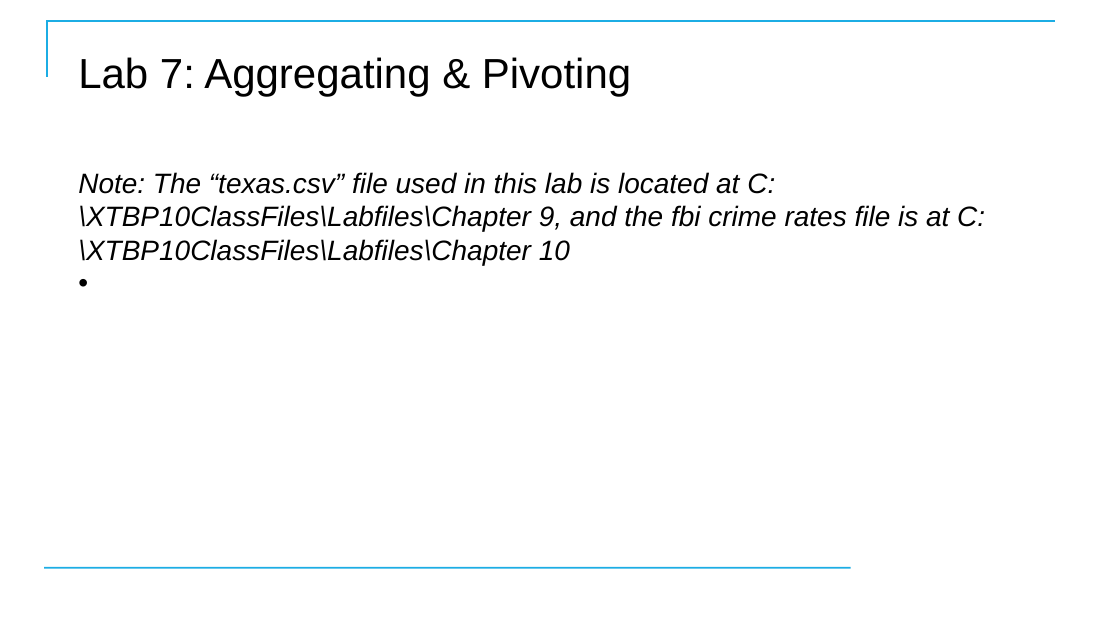
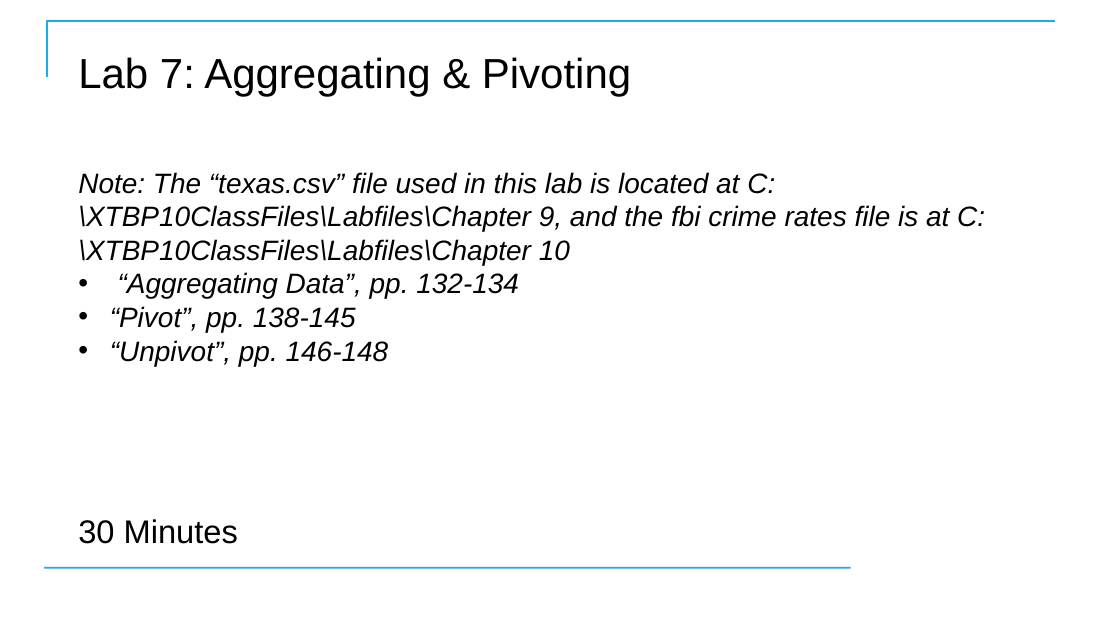
Before and after one commit to CostelloTechnicalConsulting/XTBP10---Tableau-Prep-Introduction, a slide deck: slide 92 of ppt/TableauPrepBuilderIntroV1_1.pptx. Drawn at 1120x630 pixels with LibreOffice and Linux fonts; fonts in the diff are those of the drawing; background and template pictures are left out. Boxes give left, top, right and bottom in pixels: in the first picture for what was removed or moved away, otherwise in the second. Text is boxed around its words. In the diff, an @@ line names an element or a change of style, - is before the commit and + after.

```diff
--- a/ppt/TableauPrepBuilderIntroV1_1.pptx
+++ b/ppt/TableauPrepBuilderIntroV1_1.pptx
@@ subtitle at <box>110,272,519,366</box>: paragraphs added @@
+• “Aggregating Data”, pp. 132-134
+• “Pivot”, pp. 138-145
+• “Unpivot”, pp. 146-148
@@ text added at <box>78,519,238,544</box>, 28 pt, text #000000 @@
+30 Minutes
```
Also in this commit, not shown: 4 other slides changed, 1 slide added, 1 slide removed, 1 other file.
